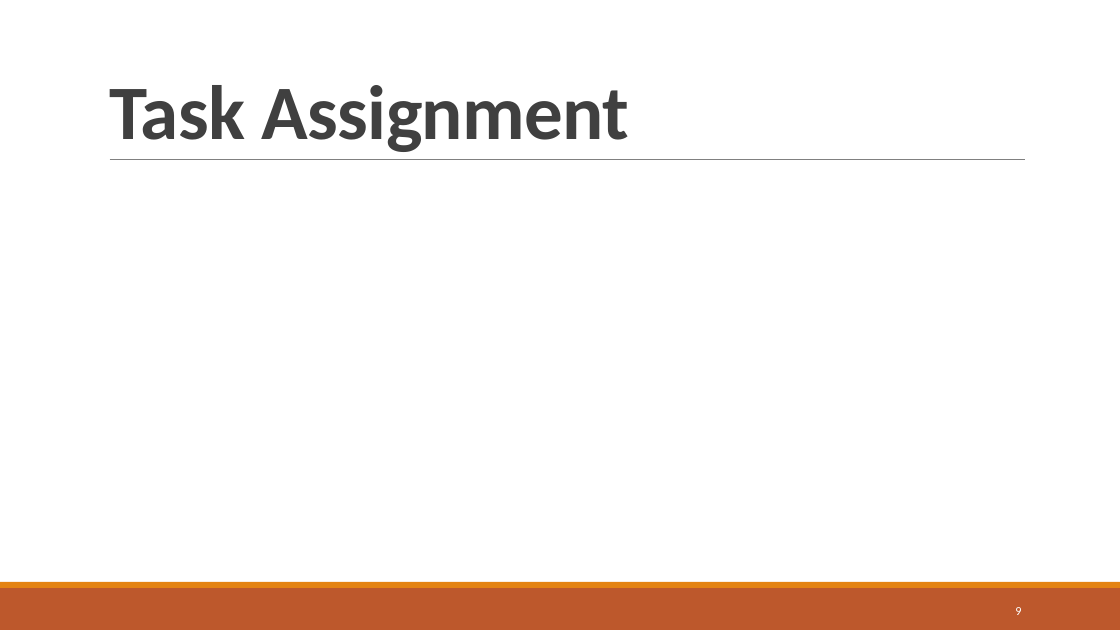
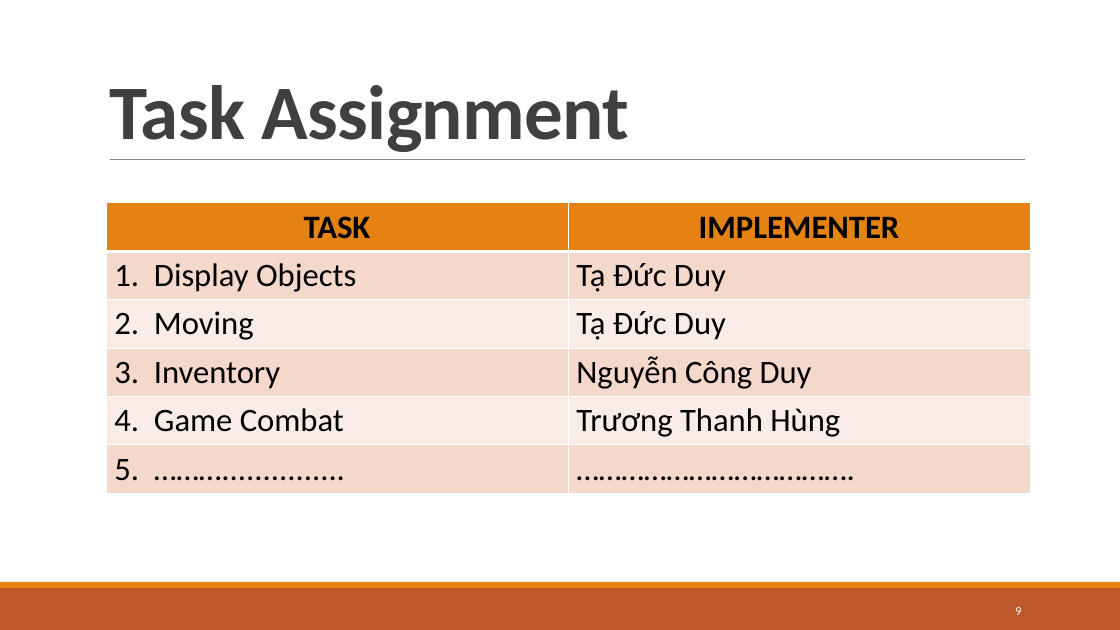
Before and after one commit to taducduy123/RPG_game, a slide deck: slide 9 of RPG.pptx. Drawn at 1120x630 pixels with LibreOffice and Linux fonts; fonts in the diff are those of the drawing. Boxes give left, top, right and bottom in pixels: in the first picture for what was removed or moved away, otherwise in the second. Text is boxed around its words. In the diff, an @@ line names an element or a change of style, - is before the commit and + after.

```diff
--- a/RPG.pptx
+++ b/RPG.pptx
@@ table added at bbox=[106, 203, 1030, 489], 6 rows, 2 columns @@
+TASK | IMPLEMENTER
+1. Display Objects | Tạ Đức Duy
+2. Moving | Tạ Đức Duy
+3. Inventory | Nguyễn Công Duy
+4. Game Combat | Trương Thanh Hùng
+5. ………............... | ……………………………….
```
